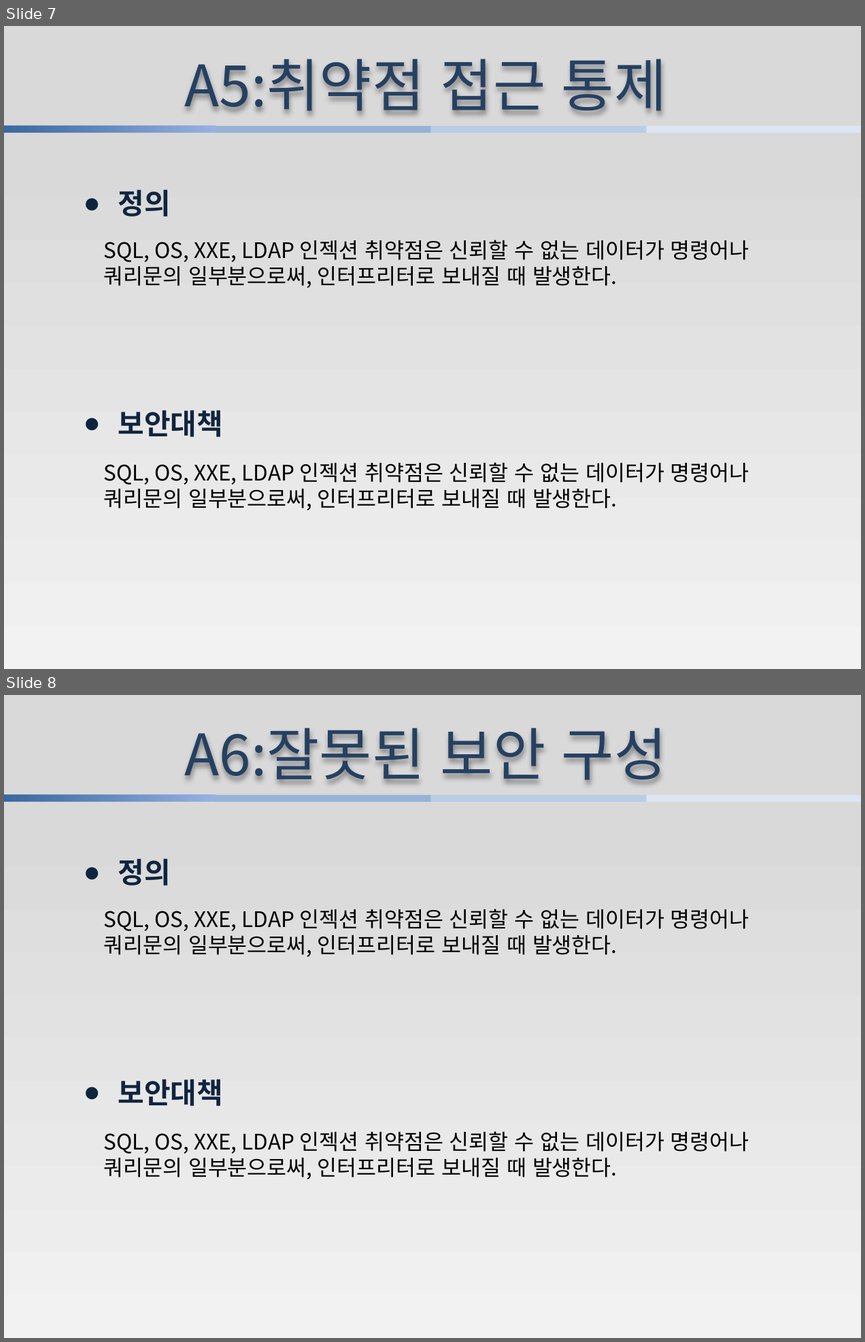
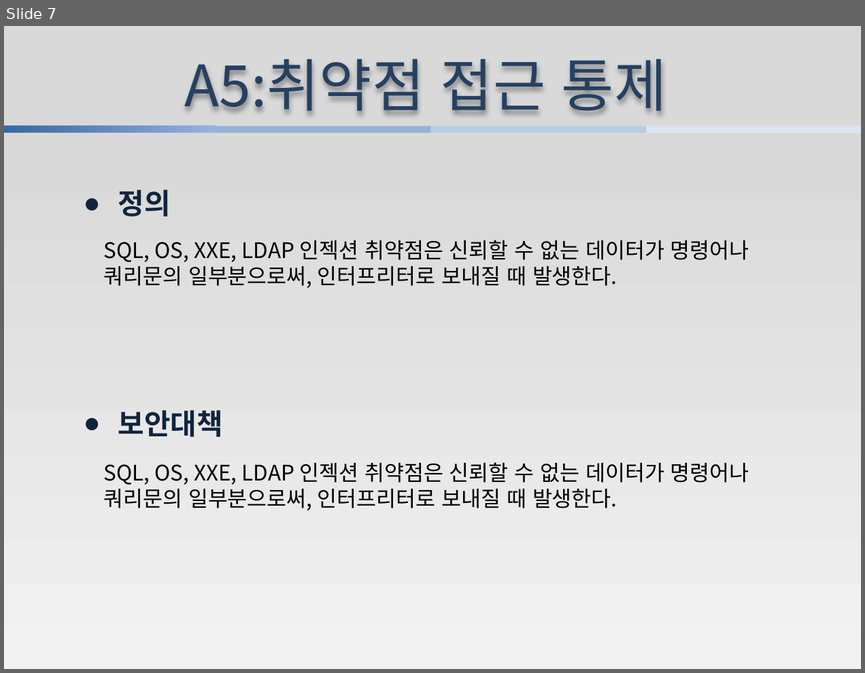
Before and after one commit to jungyohan731/han, a slide deck: 프로젝트 보고서.pptx. Shown one above the other, each under a label of ours: slides 7 and 8 before the commit, slide 7 after it. The pictures are 865x1342 and 865x673 pixels, drawn with LibreOffice and Linux fonts; fonts in the diff are those of the drawing. Boxes give left, top, right and bottom in pixels: in the first picture for what was removed or moved away, otherwise in the second. Text is boxed around its words. In the diff, an @@ line names an element or a change of style, - is before the commit and + after.

```diff
--- a/프로젝트 보고서.pptx
+++ b/프로젝트 보고서.pptx
@@ slide 8 removed at <box>4,695,861,1338</box>, background gradient #D9D9D9 to #F2F2F2 @@
@@ text removed at <box>185,728,667,783</box> @@
-A6:잘못된 보안 구성
@@ rectangle removed at <box>4,795,215,802</box> @@
@@ rectangle removed at <box>215,795,430,802</box> @@
@@ rectangle removed at <box>430,795,647,802</box> @@
@@ rectangle removed at <box>647,795,861,802</box> @@
@@ text removed at <box>118,858,171,885</box> @@
-● 정의
@@ text removed at <box>103,909,749,957</box> @@
-SQL, OS, XXE, LDAP 인젝션 취약점은 신뢰할 수 없는 데이터가 명령어나
-쿼리문의 일부분으로써, 인터프리터로 보내질 때 발생한다.
@@ text removed at <box>118,1079,224,1106</box> @@
-● 보안대책
@@ text removed at <box>103,1131,749,1179</box> @@
-SQL, OS, XXE, LDAP 인젝션 취약점은 신뢰할 수 없는 데이터가 명령어나
-쿼리문의 일부분으로써, 인터프리터로 보내질 때 발생한다.
```
Also in this commit, not shown: 7 other slides changed, 3 slides added, 2 other slides removed, 1 other file.
